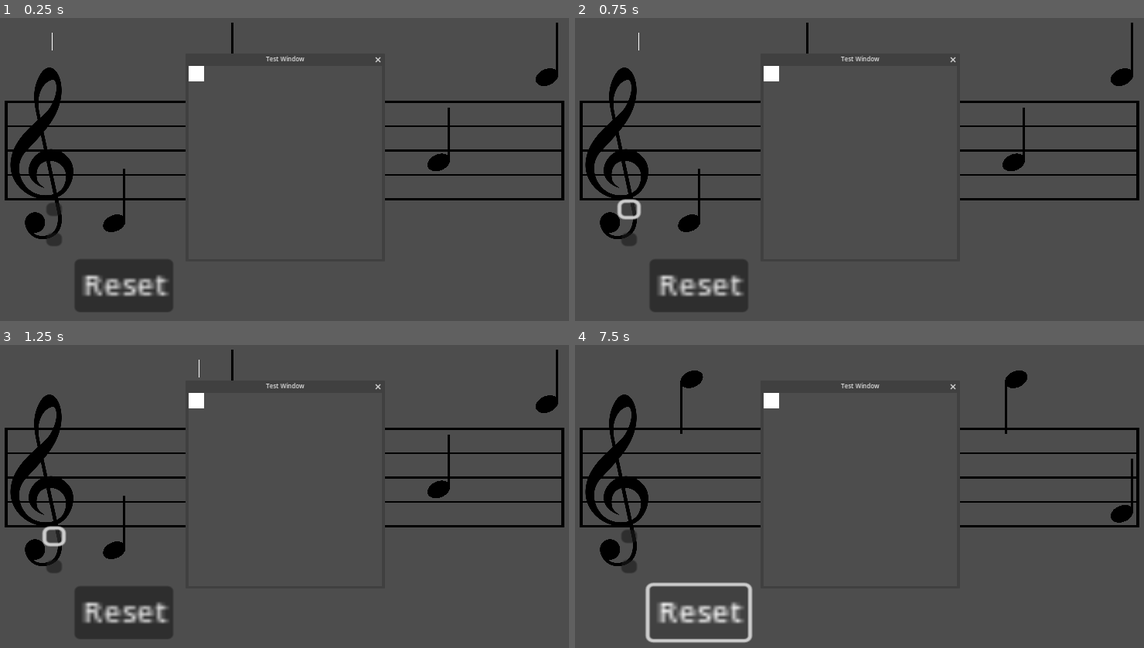
Above: before the commit, frames 1-4 (two rows, left to right).
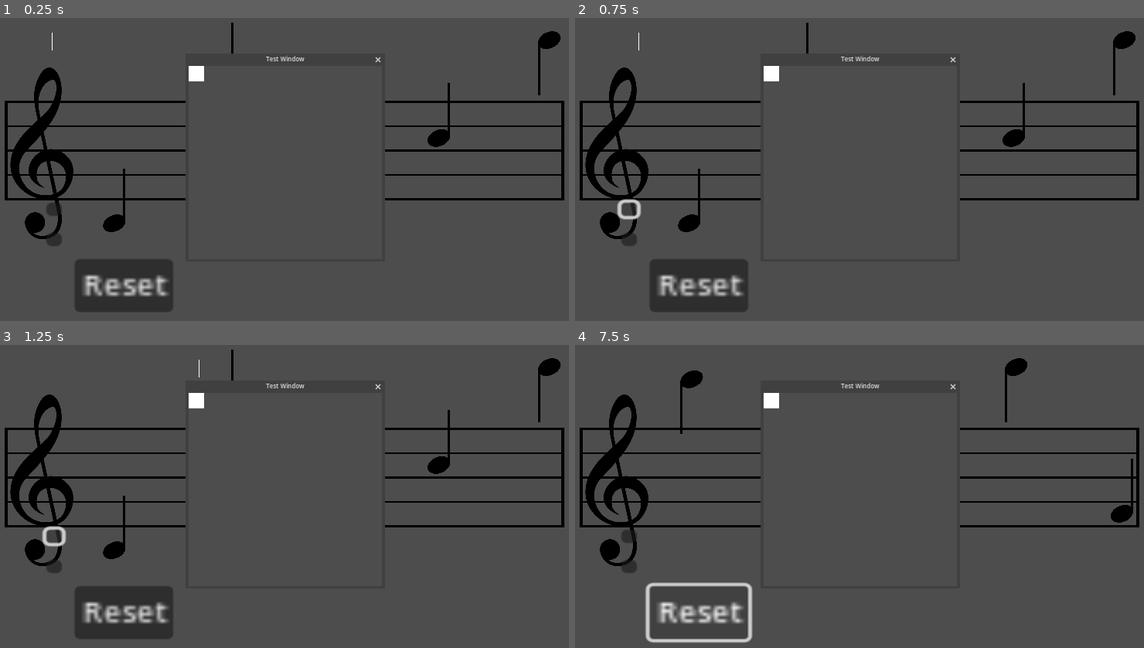
Above: after the commit, the same moments.

Repository: Sniggiho/COMP225-Reluna
Game: Godot game, scene res://Scenes/firstScene.tscn
Two runs of this game, one before a commit and one after it. Both use one fixed random seed, a clock stepped at 60 frames per second and the inputs below.
Inputs (mouse positions are in pixels of both pictures, inside the frame that each line leads up to):
- Up to frame 1 (0.25 s): no input
- Up to frame 2 (0.75 s): click (631, 208) at 0.5 s
- Up to frame 3 (1.25 s): no input
- Up to frame 4 (7.5 s): click (631, 535) at 1.25 s; click (688, 551) at 2.02 s; click (631, 566) at 2.75 s; click (688, 551) at 3.52 s; click (631, 566) at 4.25 s; click (688, 551) at 5.02 s; click (631, 535) at 5.75 s; click (631, 566) at 6.5 s; click "Reset" at 7.25 s

The runs differ from the first frame. In frame 1, 0.8% of the frame differs, in the area x 75-99%, y 1-51%; in frame 2, 0.8%; in frame 3, 0.8%; in frame 4, 0.3%.

Commit message:
implemented manual tune generation, broken tut sc

Diff:
--- a/Project/Scenes/MusicStaff/MusicStaff.gd
+++ b/Project/Scenes/MusicStaff/MusicStaff.gd
@@ -22,6 +22,7 @@
 
 
 func _ready():
+	print("ready got called")
 	screenX = get_viewport_rect().size.x
 	screenY = get_viewport_rect().size.y
 	startX = 0
@@ -36,4 +37,4 @@
 	draw_line(Vector2(startX + screenX * staffLength,startY - 2.5 ), Vector2(startX + screenX * staffLength, y - lineHeight * screenY + 2.2), Color.BLACK, lineThickness * 1.5)
 
 func getLineHeight() -> float:
-	return screenY * lineHeight
+	return self.screenY * lineHeight
--- a/Project/Scenes/TuneCreator/TuneCreator.gd
+++ b/Project/Scenes/TuneCreator/TuneCreator.gd
@@ -25,6 +25,10 @@
 # Pregenerated list of all possible notes
 var _possibleNotes : Array
 
+var _givenNotes : Array # in the case where we're given a melody, this holds that melody
+
+var _detunedAmountsList : Array # in case of full manual generation we're given a list of how much to detune each note, that's stored here
+
 var _selectedNotes : Array
 
 var lineHeight : float
@@ -55,8 +59,30 @@
 
 	generate()
 
+## For use in tutorial mode. Given a list of notes comprising some melody, and information on which
+## notes to detune, randomly detunes the given notes within given detune parameters.
+func setupHalfManual(notes, detunedList, detuneDir, maxDetuneCents, minDetuneCents):
+	self.givenNotes = notes
+	self._numNotes = len(notes)
+	self._detunedList = detunedList
+	self._detuneDir = detuneDir # -1 for flat only, 0 for both, 1 for sharp only
+	self._maxDetuneCents = maxDetuneCents
+	self._minDetuneCents = minDetuneCents
+	generate(false, true)
+
+func setupFullManual(notes, detunedAmountsList):
+	self.givenNotes = notes
+	self._numNotes = len(notes)
+	for i in range(len(notes)):
+		if detunedAmountsList[i] == 0:
+			self._detunedList.append(false)
+		else:
+			self._detunedList.append(true)
+
+	generate(false, false)
+
 ## Given the parameters for generating notes, running generate will populate the screen with notes.
-func generate() -> void:
+func generate(randomNotes = true, randomDetune = true) -> void:
 	var dx : float = 1.0 / (_numNotes-1)
 	dx = 1.0 / _numNotes
 
@@ -64,27 +90,32 @@
 		_pathFollower.progress_ratio += dx
 		var note = _noteScene.instantiate()
 
+		if randomNotes:		# if we should randomly generate the note values
+			note.setNoteByName(_possibleNotes[randi() % _possibleNotes.size()])
+		else: # if we've been given a pre-built melody
+			note.setNoteByName(_givenNotes[i])
+
 		if _detunedList[i]: # if this note should be detuned
-			var tempDetuneDir : int
-
-			if _detuneDir == 0: # if we can detune either way, randomly select which
-				tempDetuneDir = randi_range(0,1)*2-1
-			else: # otherwise just go with the detune direction previously specified
-				tempDetuneDir = _detuneDir
-
-			if tempDetuneDir == 1:
-				note.setDetuneCents(randi_range(_minDetuneCents, _maxDetuneCents))
-			elif tempDetuneDir == -1:
-				note.setDetuneCents(randi_range(-1*_maxDetuneCents, -1*_minDetuneCents))
-			else:
-				print("Error in detune direction. Should not get here")
-
-		note.setNoteByName(_possibleNotes[randi() % _possibleNotes.size()])
+			if randomDetune: # if we will randomly select how to detune thia note
+				var tempDetuneDir : int
+
+				if _detuneDir == 0: # if we can detune either way, randomly select which
+					tempDetuneDir = randi_range(0,1)*2-1
+				else: # otherwise just go with the detune direction previously specified
+					tempDetuneDir = _detuneDir
+
+				if tempDetuneDir == 1:
+					note.setDetuneCents(randi_range(_minDetuneCents, _maxDetuneCents))
+				elif tempDetuneDir == -1:
+					note.setDetuneCents(randi_range(-1*_maxDetuneCents, -1*_minDetuneCents))
+				else:
+					print("Error in detune direction. Should not get here")
+			else: # if we're in full manual tune creation, and just need to look up the proper detune amount
+				note.setDetuneCents(self._detunedAmountsList[i])
 
 		note.orientation()
 		add_child(note)
 
-		print(note.global_position)
 		_listOfNotes.append(note)
 		note.global_position = _pathFollower.global_position
 		note.global_position.y += -1 * (note.hOffset() * lineHeight / 2)
--- /dev/null
+++ b/Project/Scenes/TutorialTest/TutorialTest.tscn
@@ -0,0 +1,15 @@
+[gd_scene load_steps=4 format=3 uid="uid://dm4hgho2jwyk8"]
+
+[ext_resource type="PackedScene" uid="uid://c0tnq25qh52uj" path="res://Scenes/LevelManager/LevelManager.tscn" id="1_gfe3g"]
+[ext_resource type="PackedScene" uid="uid://dq0mp8xmuh00" path="res://Scenes/MusicStaff/MusicStaff.tscn" id="2_t2vlv"]
+[ext_resource type="PackedScene" uid="uid://b7kyrbrs3vv1m" path="res://Scenes/PlayBar/play_bar.tscn" id="3_42qw4"]
+
+[node name="main" type="Node2D"]
+
+[node name="LevelManager" parent="." node_paths=PackedStringArray("musicStaff") instance=ExtResource("1_gfe3g")]
+musicStaff = NodePath("../MusicStaff")
+
+[node name="MusicStaff" parent="." instance=ExtResource("2_t2vlv")]
+position = Vector2(94, 346)
+
+[node name="PlayBar" parent="." instance=ExtResource("3_42qw4")]
